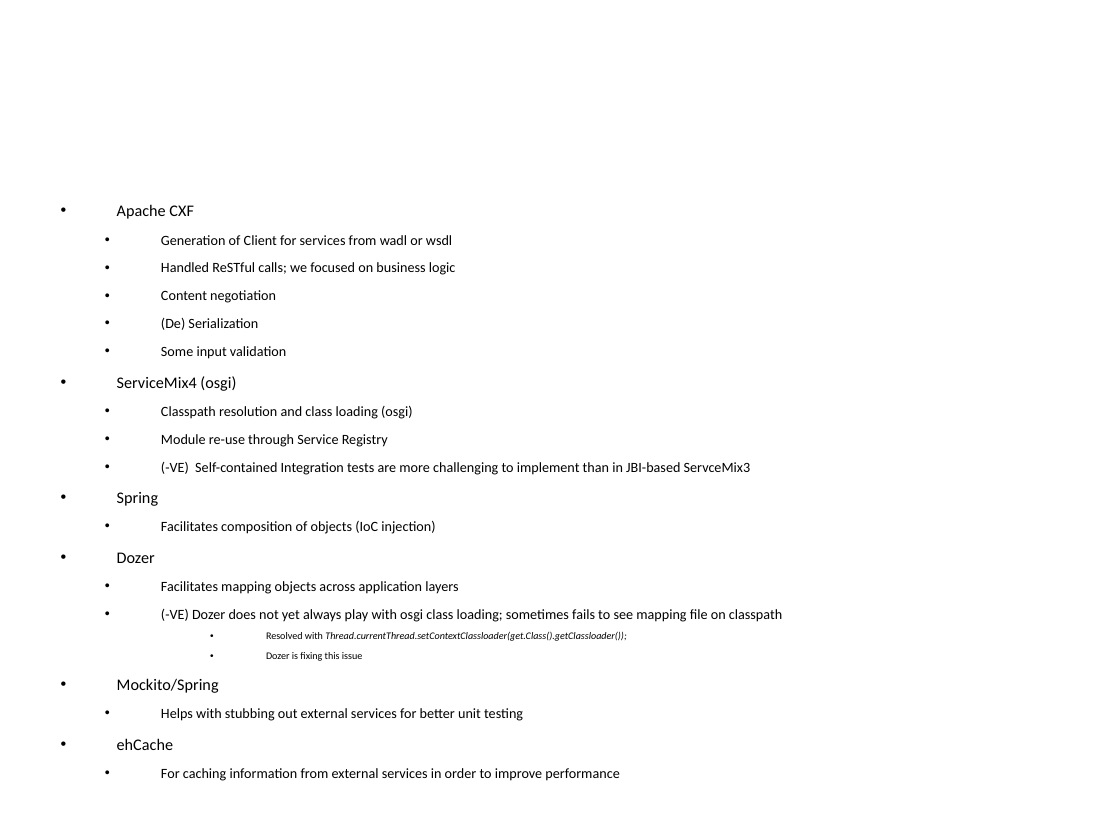
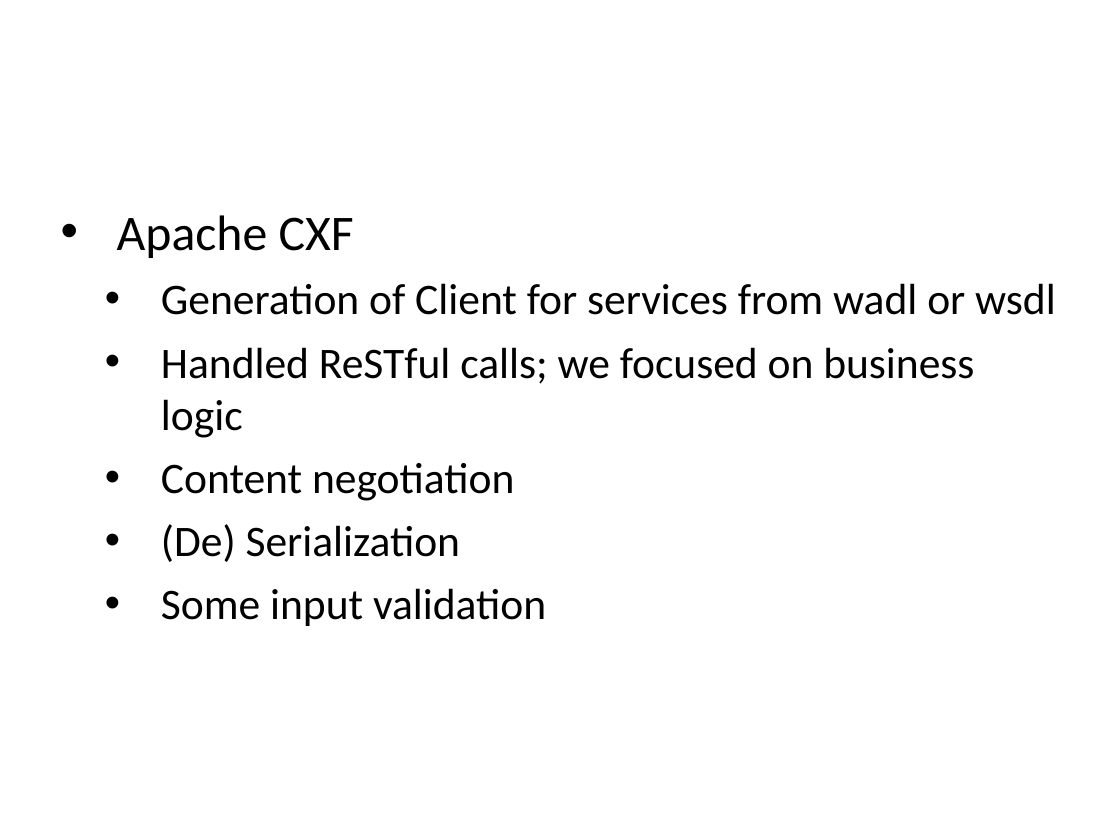
Before and after one commit to rackerlabs/docs-cloud-dns, a slide deck: slide 1 of techtalk/CloudDNS-TechTalk-3-Technologies.pptx. Drawn at 1120x840 pixels with LibreOffice and Linux fonts; fonts in the diff are those of the drawing; background and template pictures are left out. Boxes give left, top, right and bottom in pixels: in the first picture for what was removed or moved away, otherwise in the second. Text is boxed around its words. In the diff, an @@ line names an element or a change of style, - is before the commit and + after.

Commit message:
updates

```diff
--- a/techtalk/CloudDNS-TechTalk-3-Technologies.pptx
+++ b/techtalk/CloudDNS-TechTalk-3-Technologies.pptx
@@ text "Apache CXF" at (117, 215, 1056, 626): size 10.4 to 32 pt in "Apache CXF"; size 9.1 to 28 pt @@
@@ text at (117, 376, 782, 750): paragraphs removed @@
-• ServiceMix4 (osgi)
-  • Classpath resolution and class loading (osgi)
-  • Module re-use through Service Registry
-  • (-VE) Self-contained Integration tests are more challenging to implement than in JBI-based ServceMix3
-• Spring
-  • Facilitates composition of objects (IoC injection)
-• Dozer
-  • Facilitates mapping objects across application layers
-  • (-VE) Dozer does not yet always play with osgi class loading; sometimes fails to see mapping file on classpath
-      • Resolved with Thread.currentThread.setContextClassloader(get.Class().getClassloader());
-      • Dozer is fixing this issue
-• Mockito/Spring
-  • Helps with stubbing out external services for better unit testing
-• ehCache
-  • For caching information from external services in order to improve performance
```
Also in this commit, not shown: 3 other slides changed.
